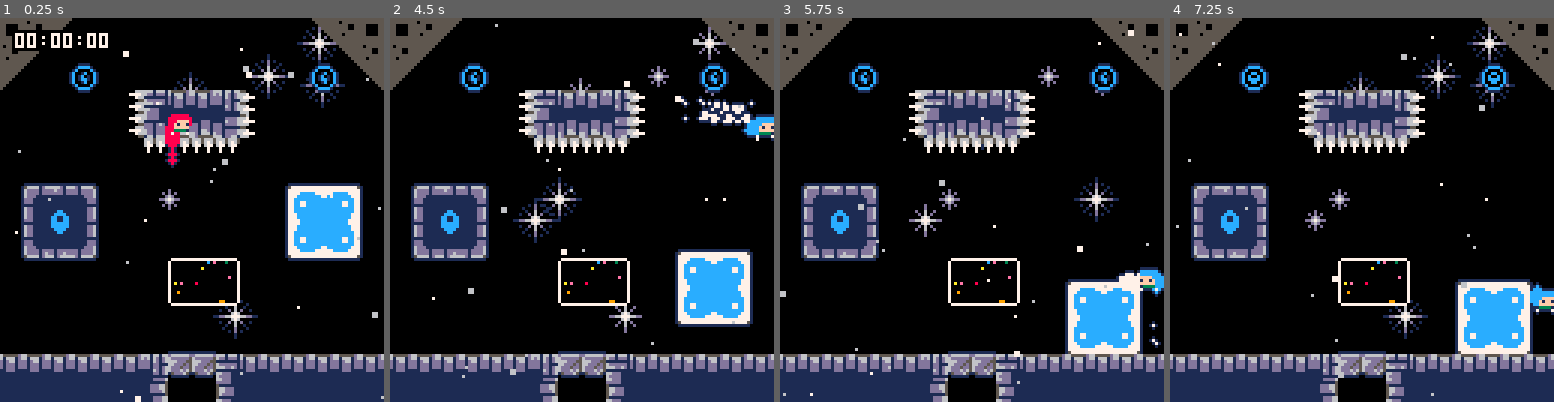
Above: before the commit, frames 1-4 (left to right).
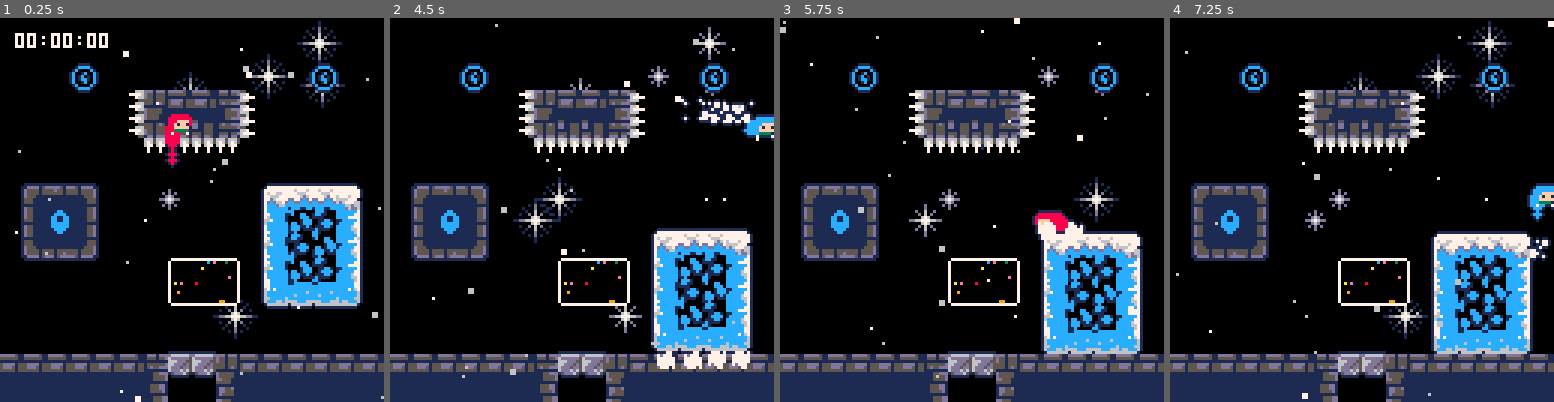
Above: after the commit, the same moments.

Repository: CelesteClassic/newleste.p8
Game: PICO-8 cartridge site.p8
Two runs of this game, one before a commit and one after it. Both use one fixed random seed, a clock stepped at 60 frames per second and the inputs below.
Inputs:
- Up to frame 1 (0.25 s): no input
- Up to frame 2 (4.5 s): tap X (X key) at 0.33, 1.07, 1.85, 2.97, 4.08 s; tap O (Z key) at 0.7, 1.7, 2.1, 2.5, 2.9, 3.3, 3.7, 4.1 s; hold Right 1.6-2.1 s; hold Up 2.15-2.42 s; hold Right 2.47-3.03 s; hold Left 3.08-3.58 s; hold Down 3.63-3.97 s; hold Right from 4.02 s (still down)
- Up to frame 3 (5.75 s): tap O (Z key) every 0.4 s from 4.5 to 5.7 s; release Right at 4.68 s; hold Up 4.73-5.03 s; hold Left 5.08-5.68 s; tap X (X key) at 5.2 s; hold Down from 5.73 s (still down)
- Up to frame 4 (7.25 s): release Down at 6.03 s; hold Right 6.08-6.58 s; tap O (Z key) at 6.1, 6.5, 6.9 s; tap X (X key) at 6.32 s; hold Right 6.63-7.13 s; hold Up from 7.18 s (still down)

The runs differ from the first frame. In frame 1, 16% of the frame differs, in the area x 0-100%, y 0-100%; in frame 2, 18%; in frame 3, 18%; in frame 4, 18%.

Commit message:
ported snas's site tileset, and modified objects to fit it

Diff:
--- a/site.p8
+++ b/site.p8
@@ -1,5 +1,5 @@
 pico-8 cartridge // http://www.pico-8.com
-version 32
+version 33
 __lua__
 --newleste.p8 base cart
 
@@ -810,22 +810,28 @@
     local r,d=x+hitbox.w-8,y+hitbox.h-8
     for i=x,r,r-x do
       for j=y,d,d-y do
-        spr(80,i,j,1.0,1.0,i~=x,j~=y)
+        spr(41+(i==x and 0 or 2) + (j==y and 0 or 16),i,j,1.0,1.0)
       end
     end
     for i=x+8,r-8,8 do
-      spr(81,i,y)
-      spr(81,i,d,1,1,false,true)
+      spr(42,i,y)
+      spr(58,i,d)
     end
     for i=y+8,d-8,8 do
-      spr(83,x,i)
-      spr(83,r,i,1,1,true)
-    end
+      spr(80,x,i)
+      spr(81,r,i)
+    end
+    palt(0,false)
     for i=x+8,r-8,8 do
       for j=y+8,d-8,8 do
-        spr((i+j-x-y)%16==0 and 84 or 85,i,j)
-      end
-    end
+        if i==x+8 or i==r-8 or j==y+8 or j==d-8 then
+          spr((i+j-x-y)%16==0 and 44 or 60,i,j)
+        else
+          spr(46,i,j)
+        end
+      end
+    end
+    palt(0,true)
   end
 
 }
@@ -1541,7 +1547,11 @@
     end
   end)
   -- draw terrain
+  palt(0,false)
+  palt(8,true)
   map(lvl_x,lvl_y,0,0,lvl_w,lvl_h,2)
+  palt(0,false)
+  palt(8,true)
 
   -- draw objects
   foreach(layers,function(l)
@@ -1985,21 +1995,21 @@
 
 
 __gff__
-0000000000000000000000000000000002020202080808000000000000000000030303030303030304040404040000000303030303030303030404040400000000000000000000000000000000000000000000000000000000000000000000000000000000000000000000000000000000000000000000000000000000000000
+0000000000000000000000000000000002020202080808000000000000030303030303030303030303030303030303030303030303030303030303030303030300000000000000000000000000000000030000000000000000000000000000000000000000000000000000000000000000000000000000000000000000000000
 0000000000000000000000000000000000000000000000000000000000000000000000000000000000000000000000000000000000000000000000000000000000000000000000000000000000000000000000000000000000000000000000000000000000000000000000000000000000000000000000000000000000000000
 __map__
-2b3b29000000000000000000002a3b2b2b3b29000000000000000000002a3b2b000000000000000000000000000000000000000000000000000000000000000000000000000000000000000000000000000000000000000000000000000000000000000000000000000000000000000000000000000000000000000000000000
-3b290000000000000000000000002a3b3b290000000000000000000000002a3b000000000000000000000000000000000000000000000000000000000000000000000000000000000000000000000000000000000000000000000000000000000000000000000000000000000000000000000000000000000000000000000000
-29000044000000013d0000000044002a2900000000000000000000001010102a000000000000000000000000000000000000000000000000000000000000000000000000000000000000000000000000000000000000000000000000000000000000000000000000000000000000000000000000000000000000000000000000
+000000000000000000000000000000002b3b29000000000000000000002a3b2b000000000000000000000000000000000000000000000000000000000000000000000000000000000000000000000000000000000000000000000000000000000000000000000000000000000000000000000000000000000000000000000000
+000000000000000000000000000000003b290000000000000000000000002a3b000000000000000000000000000000000000000000000000000000000000000000000000000000000000000000000000000000000000000000000000000000000000000000000000000000000000000000000000000000000000000000000000
+000000440000000100000000004400002900000000000000000000001010102a000000000000000000000000000000000000000000000000000000000000000000000000000000000000000000000000000000000000000000000000000000000000000000000000000000000000000000000000000000000000000000000000
 0000000000132122222312000000000000000000000000000000000040414100000000000000000000000000000000000000000000000000000000000000000000000000000000000000000000000000000000000000000000000000000000000000000000000000000000000000000000000000000000000000000000000000
 0000000000133132323312000000000000000000000000000000000000000000000000000000000000000000000000000000000000000000000000000000000000000000000000000000000000000000000000000000000000000000000000000000000000000000000000000000000000000000000000000000000000000000
 0000000000001111111100000000000000000000000000000000000010101000000000000000000000000000000000000000000000000000000000000000000000000000000000000000000000000000000000000000000000000000000000000000000000000000000000000000000000000000000000000000000000000000
 0000000000000000000000000000000000000000000000000000000040414100000000000000000000000000000000000000000000000000000000000000000000000000000000000000000000000000000000000000000000000000000000000000000000000000000000000000000000000000000000000000000000000000
-0047484800000000000000004243430022222222222222222300000000000000000000000000000000000000000000000000000000000000000000000000000000000000000000000000000000000000000000000000000000000000000000000000000000000000000000000000000000000000000000000000000000000000
-0057000000000000000000004300000025252525252532323300000000000000000000000000000000000000000000000000000000000000000000000000000000000000000000000000000000000000000000000000000000000000000000000000000000000000000000000000000000000000000000000000000000000000
-0057000000000000000000004300000025252525252640414100000000000000000000000000000000000000000000000000000000000000000000000000000000000000000000000000000000000000000000000000000000000000000000000000000000000000000000000000000000000000000000000000000000000000
-0000000000000040414100000000000025252525252641000000000000000000000000000a00000000000000000000000000000000000000000000000000000000000000000000000000000000000000000000000000000000000000000000000000000000000000000000000000000000000000000000000000000000000000
-0058000000000041000000000000000025252525252641000010101010100000000000000000000000000000000000000000000000000000000000000000000000000000000000000000000000000000000000000000000000000000000000000000000000000000000000000000000000000000000000000000000000000000
+0047484800000000000000424343430022222222222222222300000000000000000000000000000000000000000000000000000000000000000000000000000000000000000000000000000000000000000000000000000000000000000000000000000000000000000000000000000000000000000000000000000000000000
+0057000000000000000000430000000025252525252532323300000000000000000000000000000000000000000000000000000000000000000000000000000000000000000000000000000000000000000000000000000000000000000000000000000000000000000000000000000000000000000000000000000000000000
+0057000000000000000000430000000025252525252640414100000000000000000000000000000000000000000000000000000000000000000000000000000000000000000000000000000000000000000000000000000000000000000000000000000000000000000000000000000000000000000000000000000000000000
+0000000000000040414100430000000025252525252641000000000000000000000000000a00000000000000000000000000000000000000000000000000000000000000000000000000000000000000000000000000000000000000000000000000000000000000000000000000000000000000000000000000000000000000
+0058000000000041000000430000000025252525252641000010101010100000000000000000000000000000000000000000000000000000000000000000000000000000000000000000000000000000000000000000000000000000000000000000000000000000000000000000000000000000000000000000000000000000
 0000000000000000000000000000000025252532323341000034353535360000000000000000000000000000000000000000000000000000000000000000000000000000000000000000000000000000000000000000000000000000000000000000000000000000000000000000000000000000000000000000000000000000
 0000000000000000000000000000000025252600000041000025000000000010000000100000000000000000000000000000000000000000000000000000000000000000000000000000000000000000000000000000000000000000000000000000000000000000000000000000000000000000000000000000000000000000
 2222222222222317172122222222222225252600000041000025000000001340000013400000000000000000000000000000000000000000000000000000000000000000000000000000000000000000000000000000000000000000000000000000000000000000000000000000000000000000000000000000000000000000
Not shown, changed: 40 lines of the sprite sheet (__gfx__) section of site.p8
